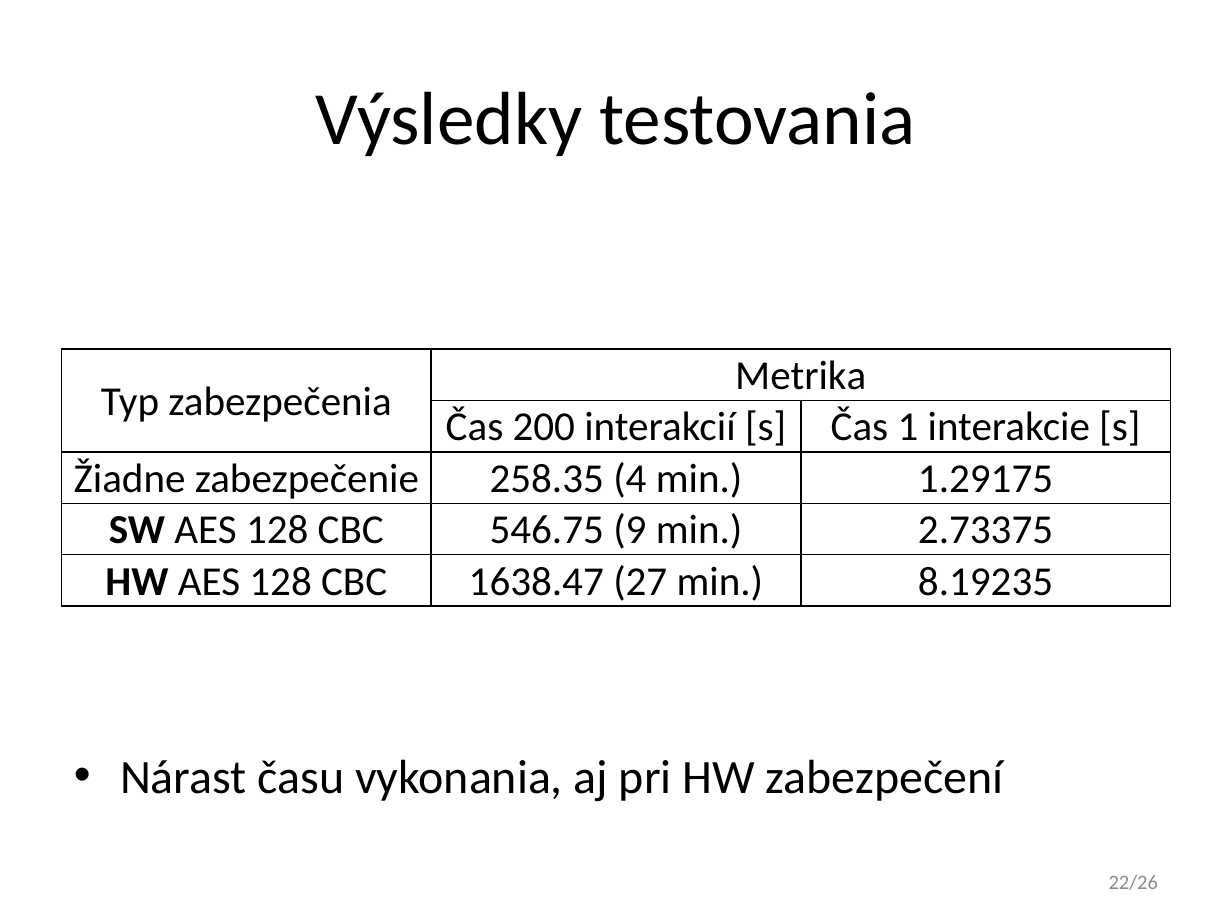
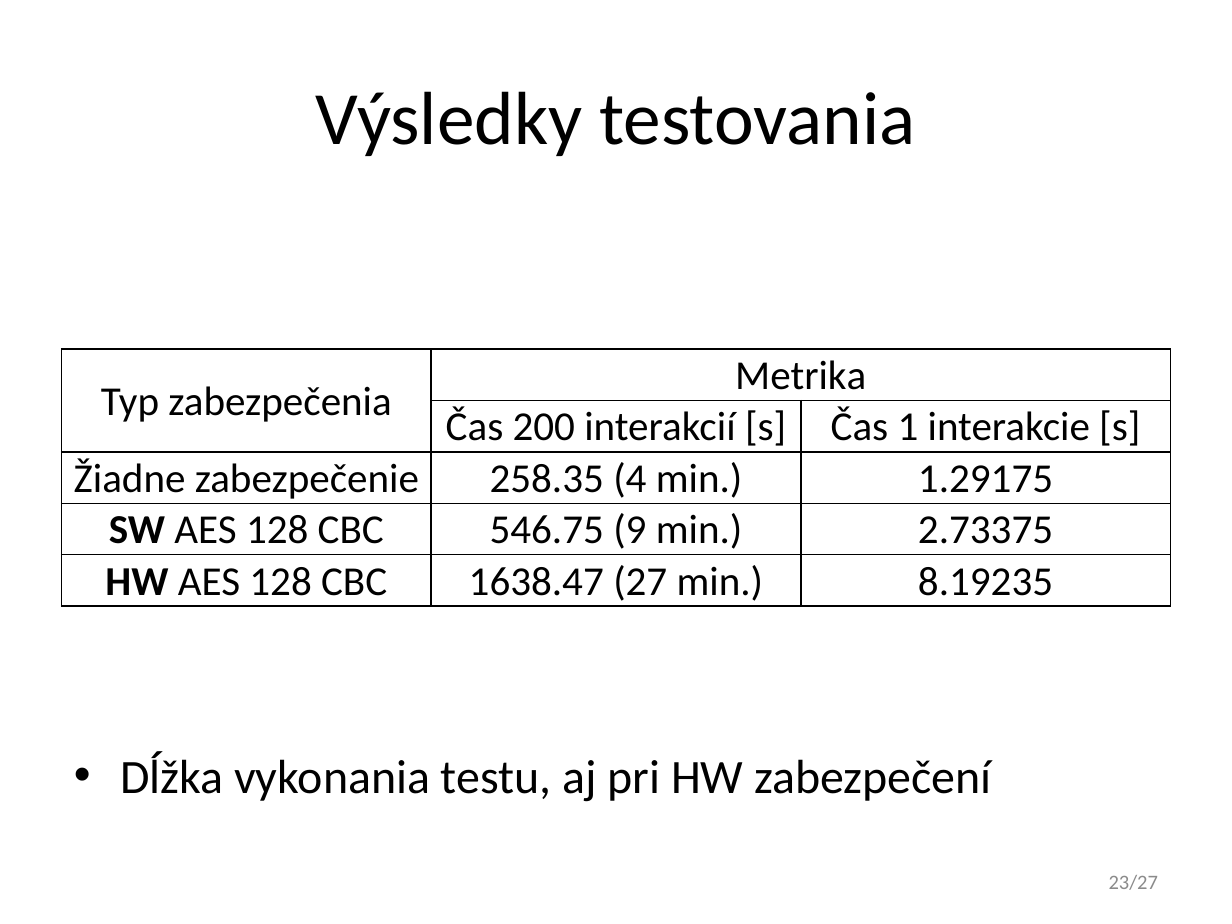
Before and after one commit to javacard-FOSS-applets/nrf6310-pca10007, a slide deck: slide 23 of Obhajoba/xdoubravsky_dp.pptx (slide 22 before the commit). Drawn at 1232x924 pixels with LibreOffice and Linux fonts; fonts in the diff are those of the drawing. Boxes give left, top, right and bottom in pixels: in the first picture for what was removed or moved away, otherwise in the second. Text is boxed around its words. In the diff, an @@ line names an element or a change of style, - is before the commit and + after.

```diff
--- a/Obhajoba/xdoubravsky_dp.pptx
+++ b/Obhajoba/xdoubravsky_dp.pptx
@@ text at (120, 753, 991, 802): text changed @@
-• Nárast času vykonania, aj pri HW zabezpečení
+• Dĺžka vykonania testu, aj pri HW zabezpečení
@@ page number at (1109, 875, 1159, 890): text changed @@
-22/26
+23/27
```
Also in this commit, not shown: 10 other slides changed, 2 slides added, 1 other file.
